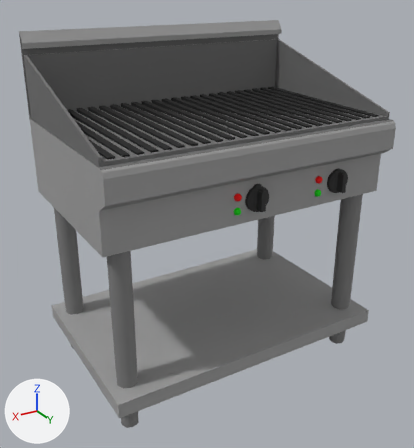
Before and after pictures for a commit that changed the FBX model Assets/Models/Gridbound Models/Equipment Models/grill.fbx.
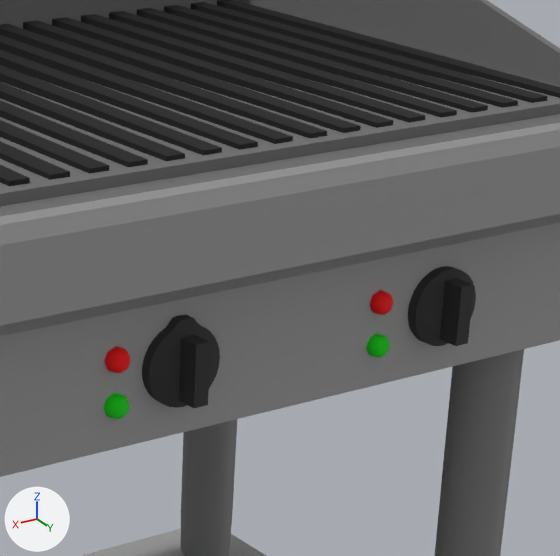
Each version is shown whole from a 50 mm lens placed at (0.49, 1.387, 1.54), pointed at (-0.633, -0.484, 0.604), then close up on the part from 49% to 90% of the width and 19% to 57% of the height. Arrows for +X, +Y and +Z are at lower left; the lights stay in place. Where no turn or scale is listed for an object, it has been applied to the vertices.

Names of what the first close-up shows: 'Knob 1', 'Knob 2', 'Prop_Griller_p01'.
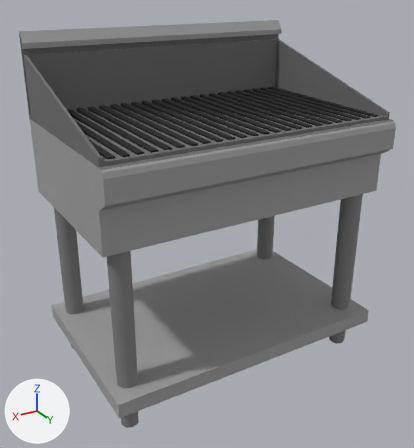
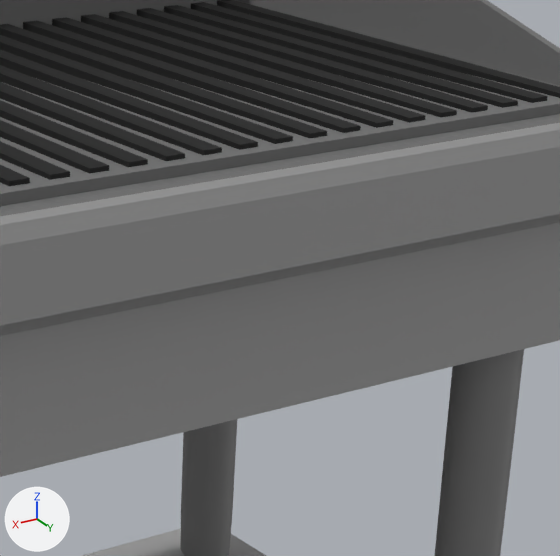
The newer file is also turned or shifted as a whole; pictures and numbers use the older file's frame.

Boxes (x1, y1, x2, y2) around the edits, measured in the close-ups (560 x 556 px):
'Knob 1', deleted (black)
    before: (103, 315, 220, 419)
'Knob 2', deleted (black)
    before: (366, 266, 476, 358)

The change, as a diff of the scene's bpy script:
```diff
--- a/Assets/Models/Gridbound Models/Equipment Models/grill.fbx.py
+++ b/Assets/Models/Gridbound Models/Equipment Models/grill.fbx.py
@@ ob_knob_1 @@
-ob_knob_1 = bpy.data.objects.new('Knob 1', me_prop_griller_p01_001)
-ob_knob_1.location = (0.0, 0.0, 0.0)
@@ ob_knob_2 @@
-ob_knob_2 = bpy.data.objects.new('Knob 2', me_prop_griller_p01_002)
-ob_knob_2.location = (0.0, 0.0, 0.0)
```
